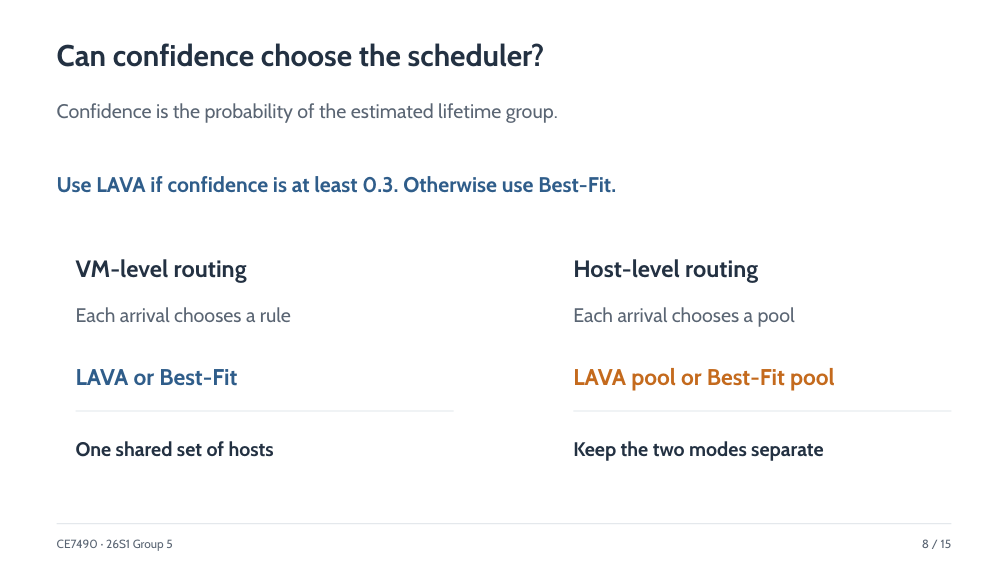
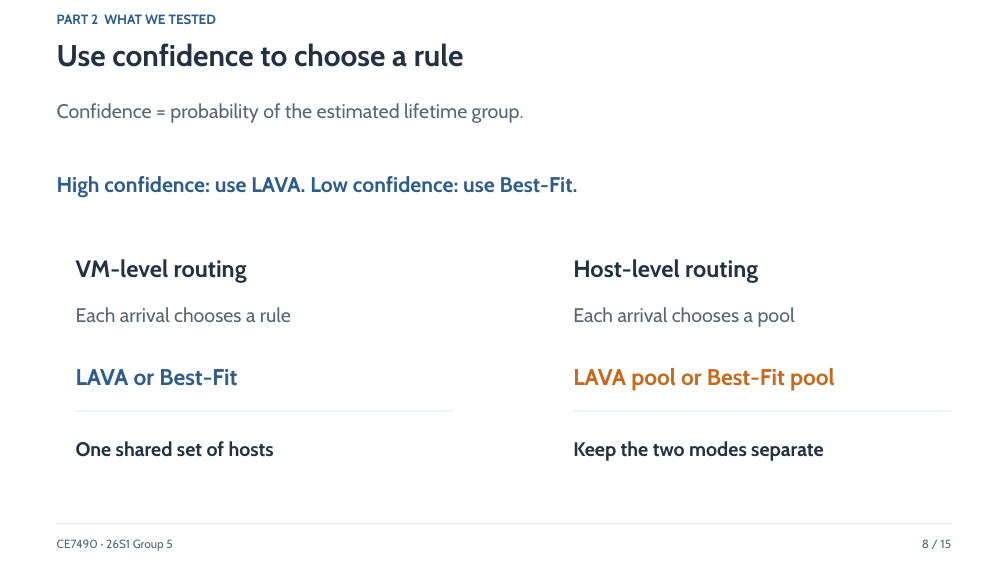
Before and after one commit to xxxmian/CE7490-P2_Revisiting_LAVA, a slide deck: slide 8 of Revisiting_Lifetime_Aware_VM_Allocation_Presentation_v4.pptx. Drawn at 1008x567 pixels with LibreOffice and Linux fonts; fonts in the diff are those of the drawing. Boxes give left, top, right and bottom in pixels: in the first picture for what was removed or moved away, otherwise in the second. Text is boxed around its words. In the diff, an @@ line names an element or a change of style, - is before the commit and + after.

```diff
--- a/Revisiting_Lifetime_Aware_VM_Allocation_Presentation_v4.pptx
+++ b/Revisiting_Lifetime_Aware_VM_Allocation_Presentation_v4.pptx
@@ text added at <box>57,14,216,24</box>, 12.8 pt, text #2F5D8A, bold @@
+PART 2 WHAT WE TESTED
@@ text at <box>57,43,464,67</box>: text changed @@
-Can confidence choose the scheduler?
+Use confidence to choose a rule
@@ text at <box>57,103,524,123</box>: text changed @@
-Confidence is the probability of the estimated lifetime group.
+Confidence = probability of the estimated lifetime group.
@@ text at <box>57,176,578,198</box>: text changed @@
-Use LAVA if confidence is at least 0.3. Otherwise use Best-Fit.
+High confidence: use LAVA. Low confidence: use Best-Fit.
```
Also in this commit, not shown: 12 other slides changed, 2 slides added, 2 slides removed, 6 other files.
